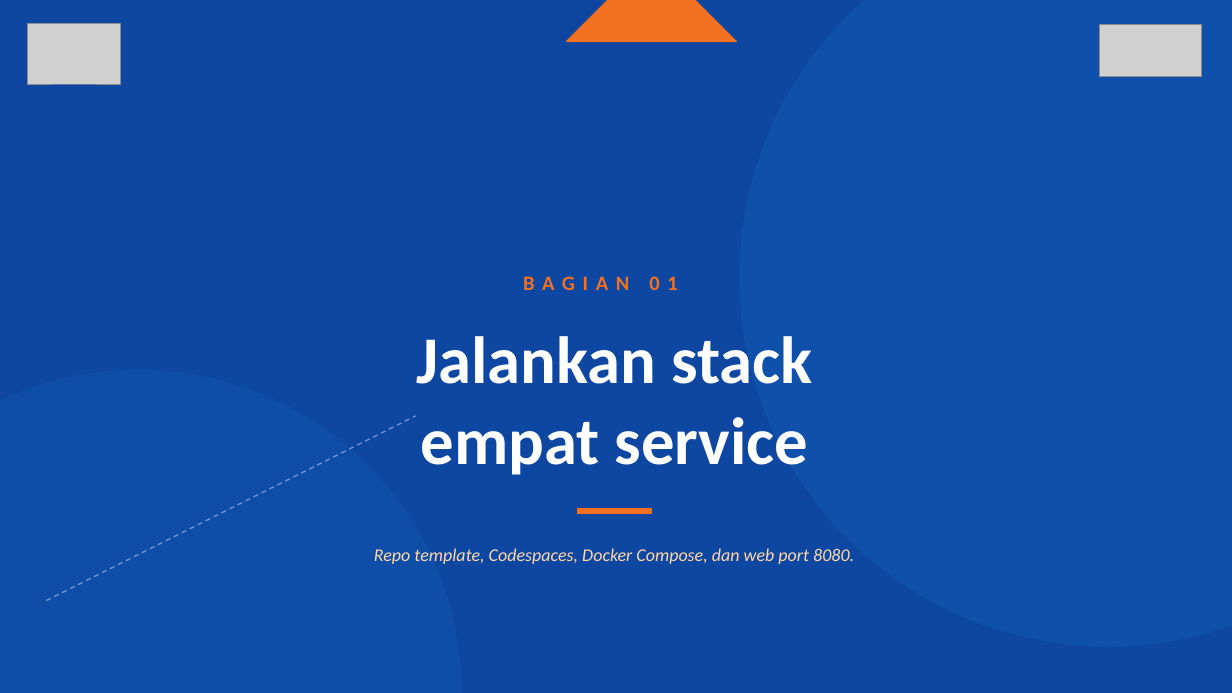
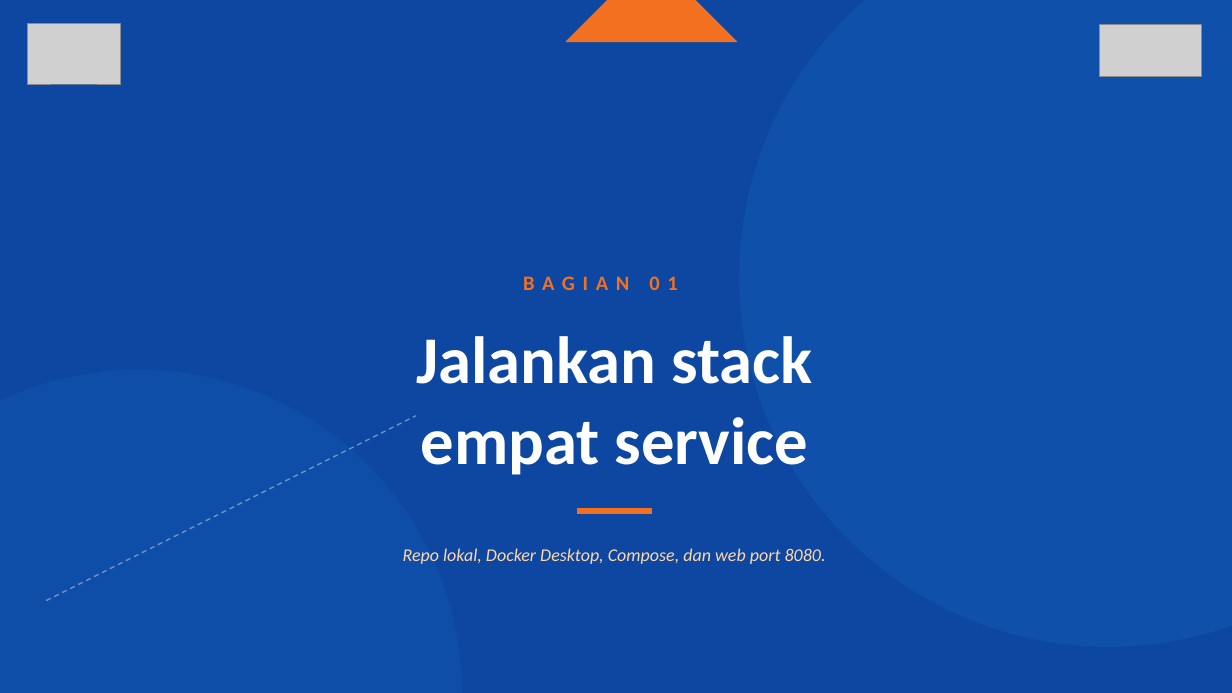
Before and after one commit to SeedFlora/meet3CloudService, a slide deck: slide 4 of slides/LAB03_Networking_Revisi_Bukti_Live.pptx. Drawn at 1232x693 pixels with LibreOffice and Linux fonts; fonts in the diff are those of the drawing; grey boxes stand for pictures. Boxes give left, top, right and bottom in pixels: in the first picture for what was removed or moved away, otherwise in the second. Text is boxed around its words. In the diff, an @@ line names an element or a change of style, - is before the commit and + after.

```diff
--- a/slides/LAB03_Networking_Revisi_Bukti_Live.pptx
+++ b/slides/LAB03_Networking_Revisi_Bukti_Live.pptx
@@ text at (403, 548, 826, 564): text changed @@
-Repo template, Codespaces, Docker Compose, dan web port 8080.
+Repo lokal, Docker Desktop, Compose, dan web port 8080.
```
Also in this commit, not shown: 7 other slides changed, 7 other files.
